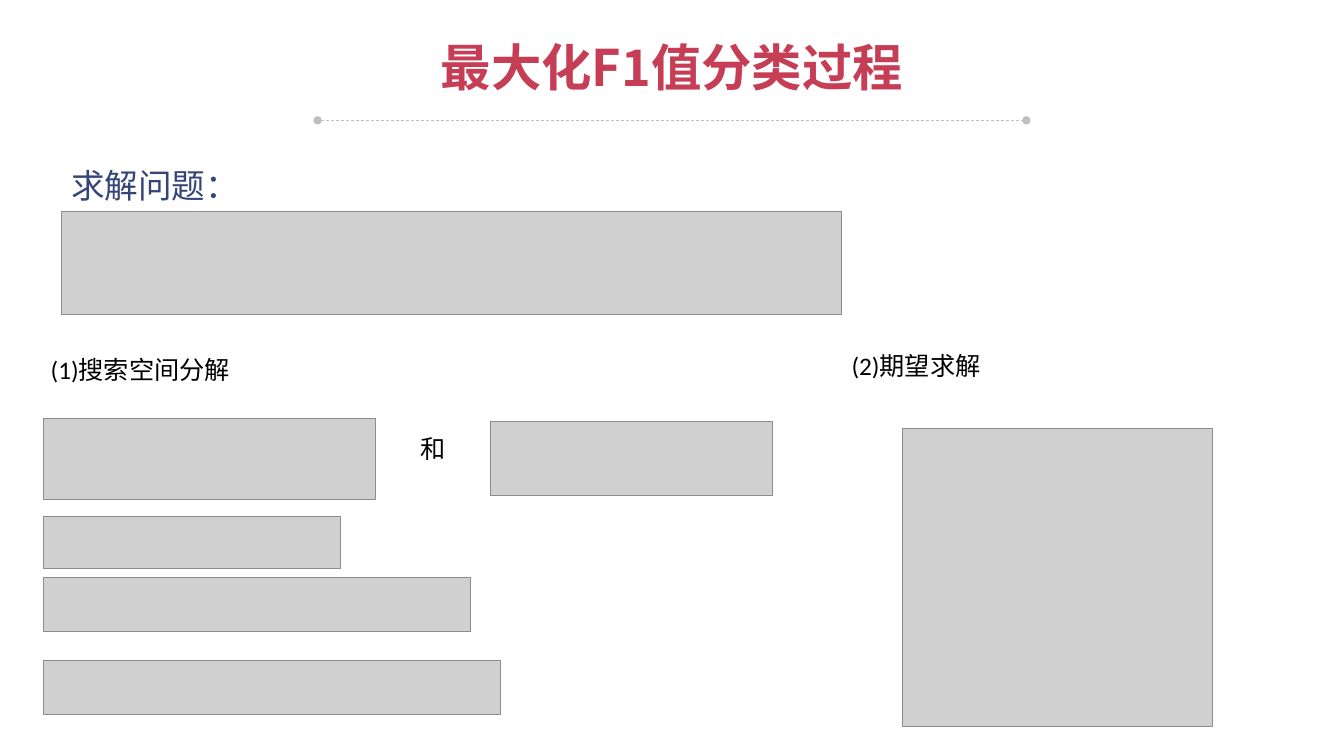
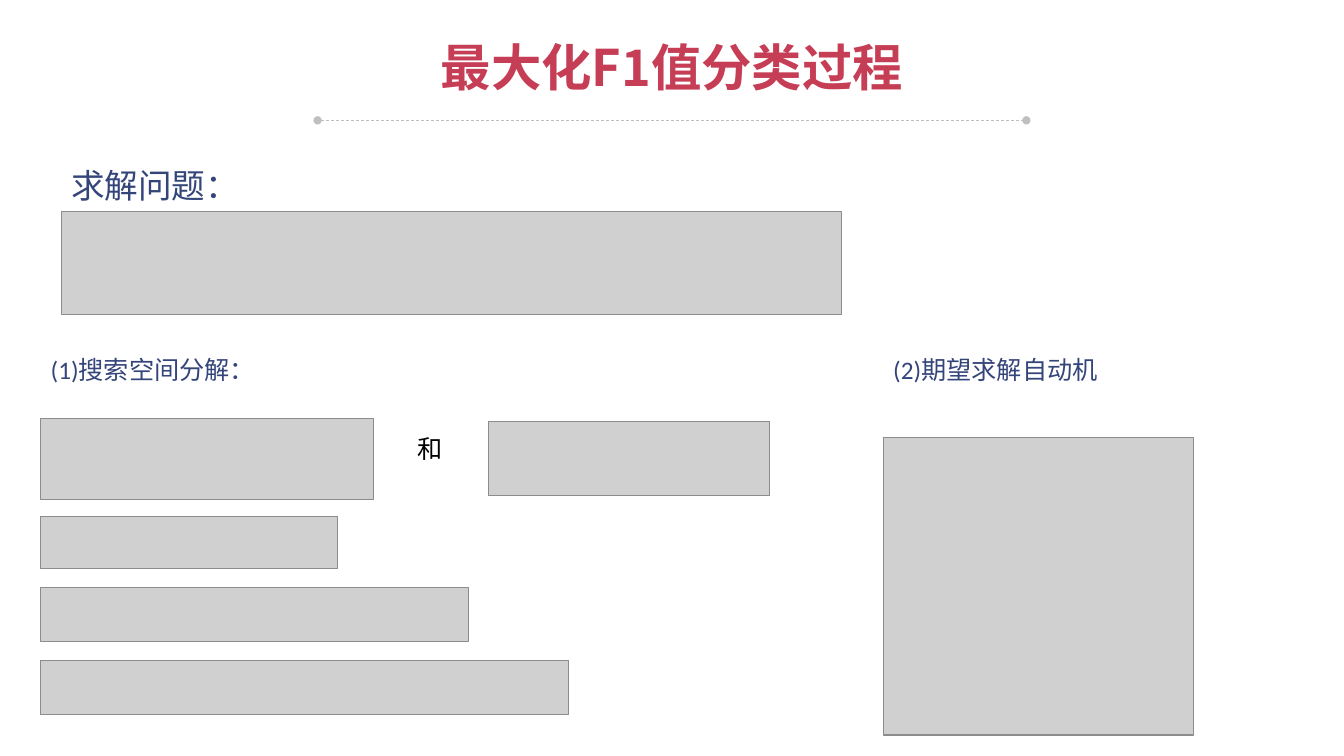
Before and after one commit to 616905919/Graduation-Project, a slide deck: slide 10 of 答辩ppt.pptx. Drawn at 1344x756 pixels with LibreOffice and Linux fonts; fonts in the diff are those of the drawing; grey boxes stand for pictures; background and template pictures are left out. Boxes give left, top, right and bottom in pixels: in the first picture for what was removed or moved away, otherwise in the second. Text is boxed around its words. In the diff, an @@ line names an element or a change of style, - is before the commit and + after.

```diff
--- a/答辩ppt.pptx
+++ b/答辩ppt.pptx
@@ text at (x1=51, y1=359, x2=255, y2=383): text changed; text colour #000000 to #34457A @@
-(1)搜索空间分解
+(1)搜索空间分解：
@@ text at (x1=893, y1=359, x2=1097, y2=383): text changed; text colour #000000 to #34457A @@
-(2)期望求解
+(2)期望求解自动机
@@ picture moved from (x1=902, y1=429, x2=1213, y2=726) to (x1=883, y1=438, x2=1194, y2=735) @@
@@ picture moved from (x1=43, y1=578, x2=471, y2=632) to (x1=40, y1=588, x2=468, y2=642) @@
@@ picture resized from (x1=43, y1=660, x2=501, y2=715) to (x1=40, y1=660, x2=568, y2=715) @@
```
Also in this commit, not shown: 8 other slides changed, 1 other file.
